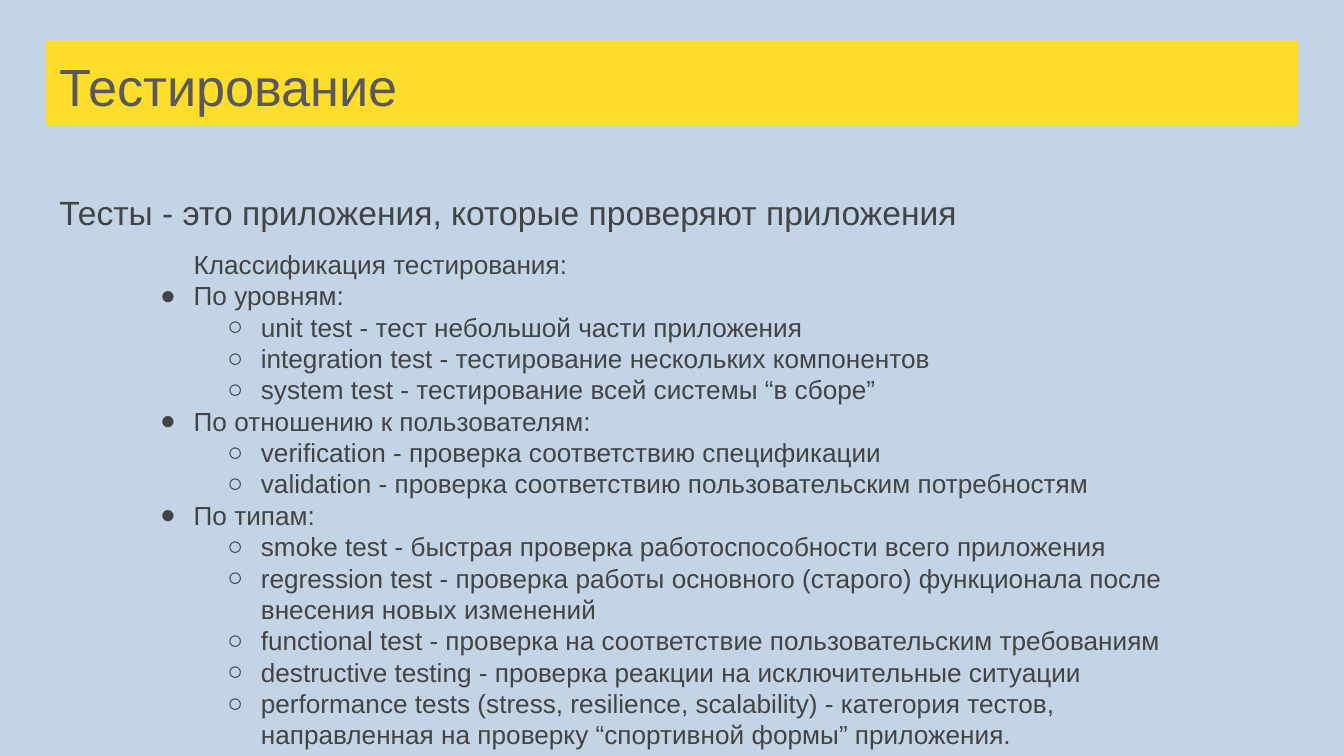
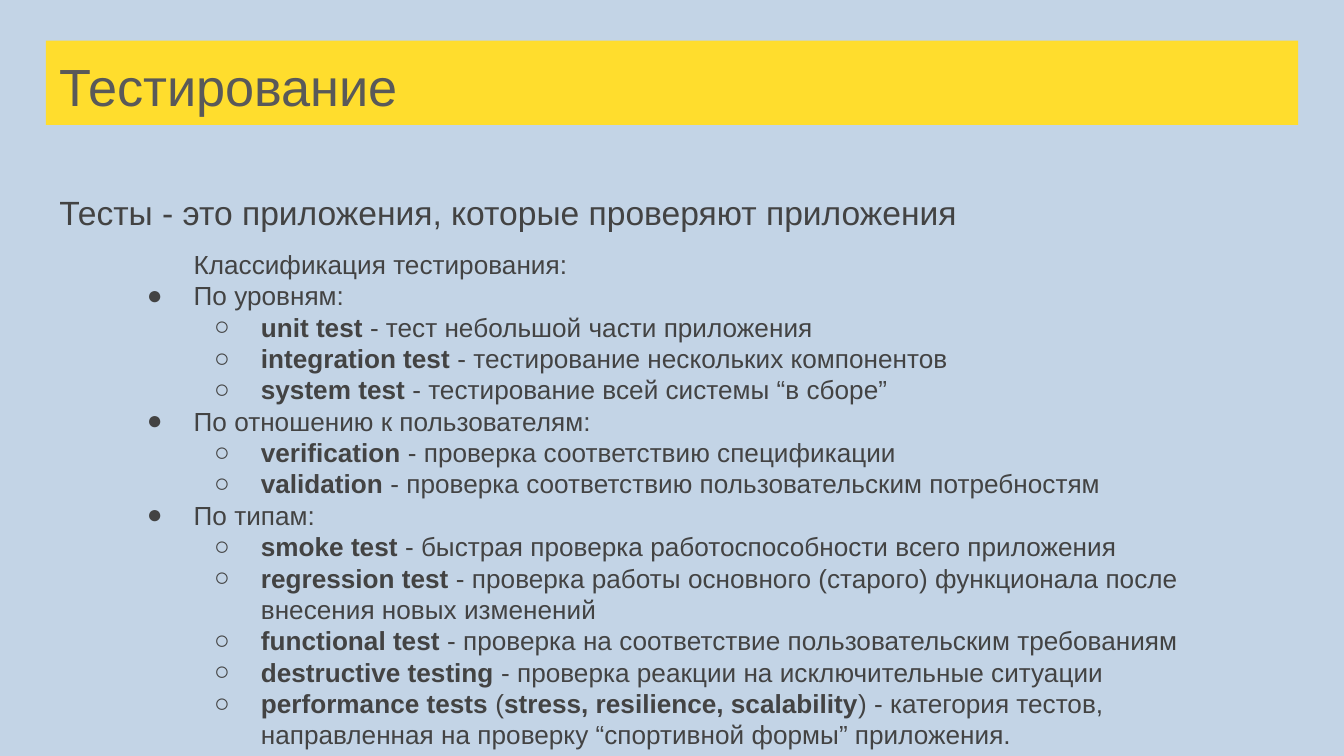
Before and after one commit to sergeypopov83/Scala-complete-course, a slide deck: slide 89 of src/main/resources/lectures/Лекции Scala для ФинТехКафедры.pptx. Drawn at 1344x756 pixels with LibreOffice and Linux fonts; fonts in the diff are those of the drawing. Boxes give left, top, right and bottom in pixels: in the first picture for what was removed or moved away, otherwise in the second. Text is boxed around its words. In the diff, an @@ line names an element or a change of style, - is before the commit and + after.

```diff
--- a/src/main/resources/lectures/Лекции Scala для ФинТехКафедры.pptx
+++ b/src/main/resources/lectures/Лекции Scala для ФинТехКафедры.pptx
@@ text at <box>194,287,1178,750</box>: bold on in "unit test", "integration test", "system test", "verification" and 6 more places; indent changed @@
```
Also in this commit, not shown: 145 other slides changed, 63 slides added, 2 slides removed, 1 other file.
